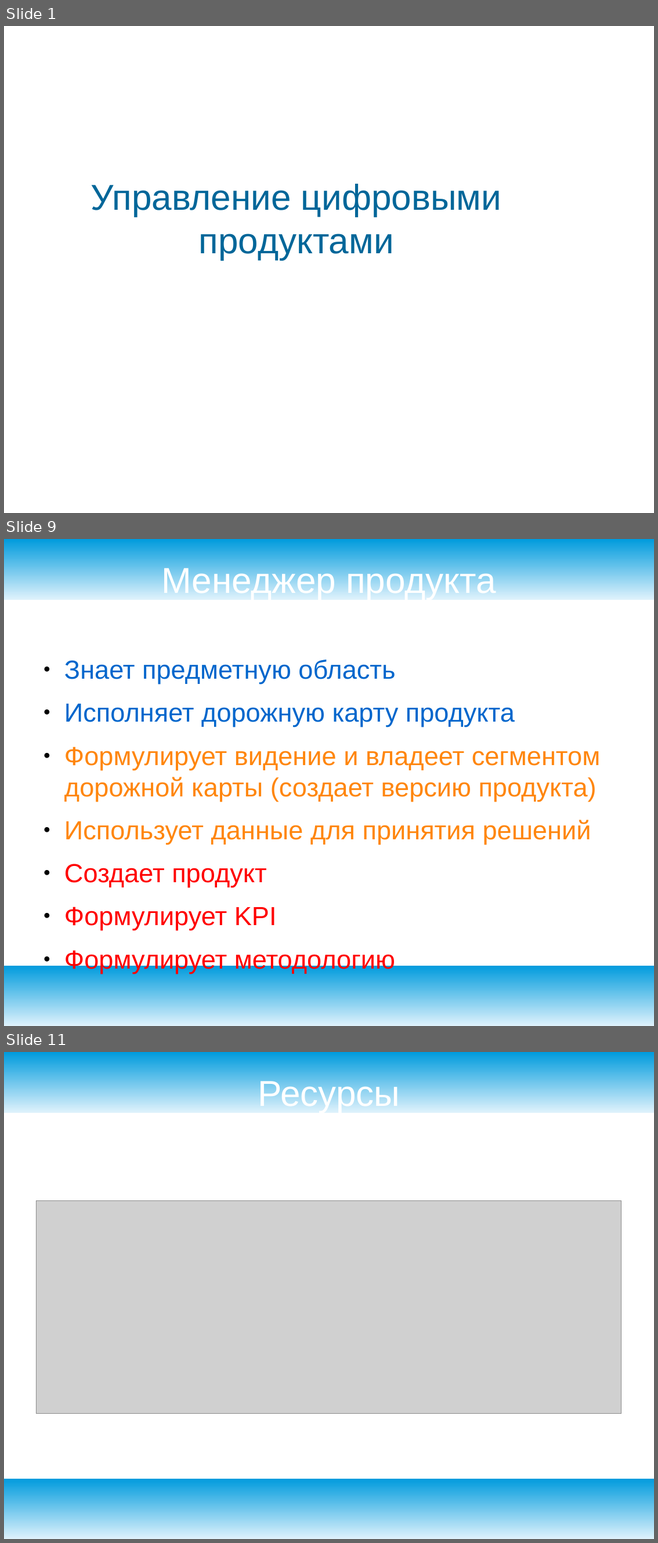
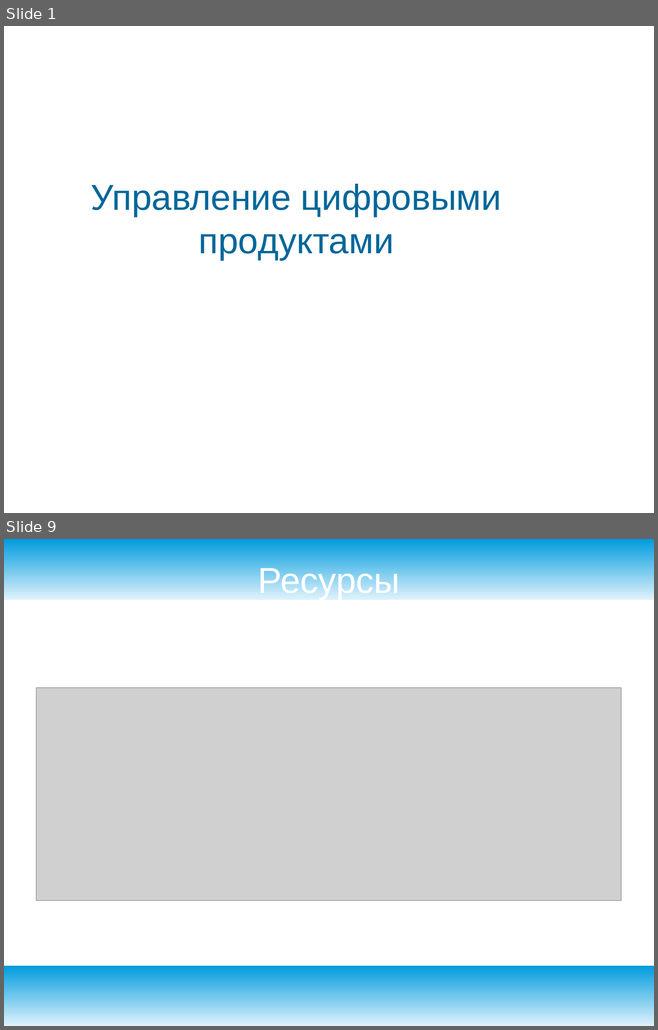
Before and after one commit to ilb/devmethodology, a slide deck: docs/presentation/productmanagement.odp. Shown one above the other, each under a label of ours: slides 1, 9 and 11 before the commit, slides 1 and 9 after it; the slides between them are not shown. The pictures are 658x1543 and 658x1030 pixels, drawn with LibreOffice and Linux fonts; fonts in the diff are those of the drawing; grey boxes stand for pictures; background and template pictures are left out. Boxes give left, top, right and bottom in pixels: in the first picture for what was removed or moved away, otherwise in the second. Text is boxed around its words. In the diff, an @@ line names an element or a change of style, - is before the commit and + after.

```diff
--- a/docs/presentation/productmanagement.odp
+++ b/docs/presentation/productmanagement.odp
@@ slide 9 removed at (4, 539, 654, 1026), background #FFFFFF; not listed: 2 template elements that a slide beside it also shows @@
@@ title removed at (161, 565, 496, 600) @@
-Менеджер продукта
@@ text removed at (64, 660, 600, 931) @@
-● Знает предметную область
-● Исполняет дорожную карту продукта
-● Формулирует видение и владеет сегментом дорожной карты (создает версию продукта)
-● Использует данные для принятия решений
-● Создает продукт
-● Формулирует KPI
-● Формулирует методологию
@@ what was slide 11 is now slide 9 @@
```
Also in this commit, not shown: 2 slides changed, 5 slides added, 6 other slides removed.
